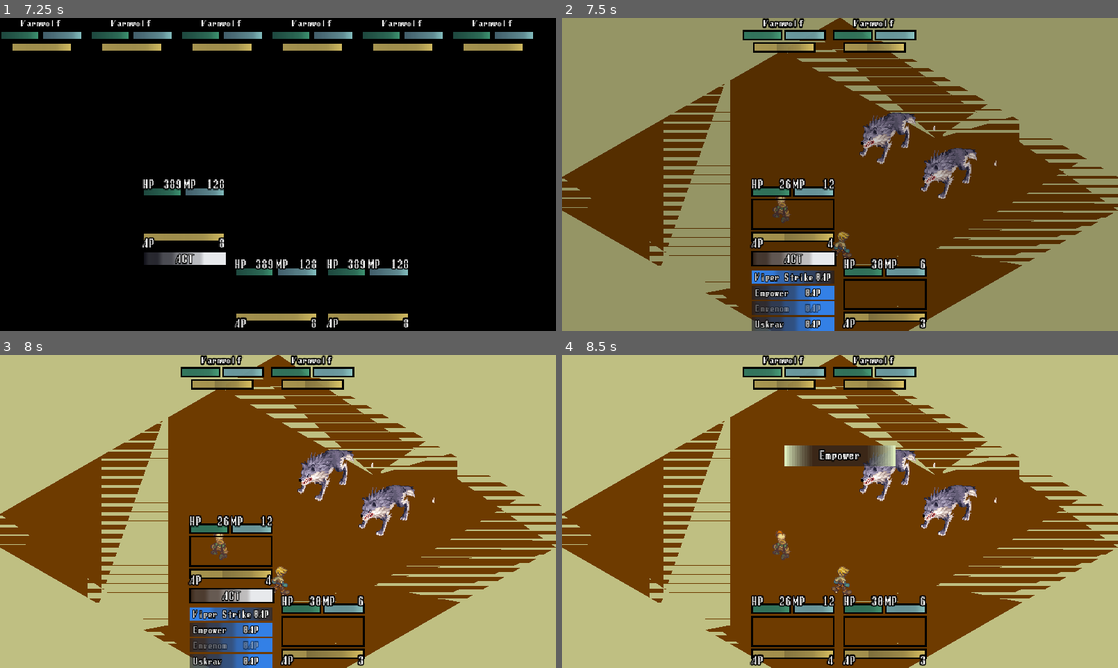
Above: before the commit, frames 1-4 (two rows, left to right).
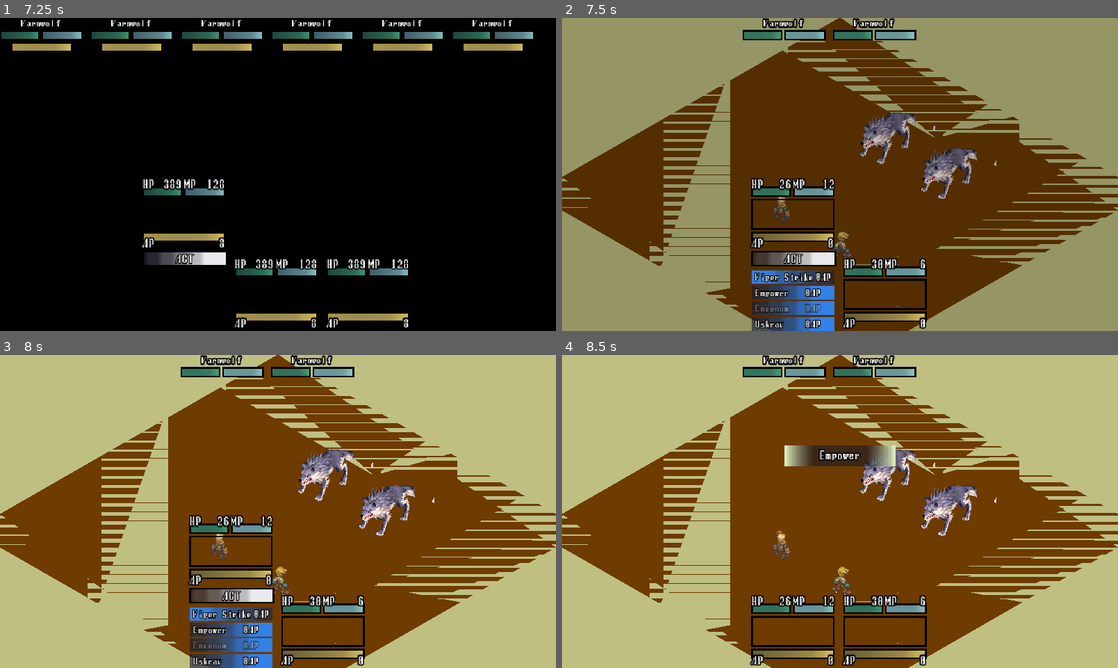
Above: after the commit, the same moments.

Repository: nrvs91/neverworld-v-2
Game: Godot game, scene res://scenes/core/boot.tscn
Same seed, same stepped clock (60 frames per second), same inputs: the game is played once before the commit and once after it.
Inputs (mouse positions are in pixels of both pictures, inside the frame that each line leads up to):
- Up to frame 1 (7.25 s): tap Enter (combat_confirm) at 0.5, 4.35 s; move the mouse to (400, 158) at 0.52 s; hold W (combat_up) 0.53-1.28 s; hold Enter (combat_confirm) 0.53-1.28 s; click (400, 158) at 0.67 s; move the mouse to (166, 190) at 1.27 s; hold S (combat_down) 1.28-2.03 s; tap D (combat_next) at 1.35 s; move the mouse to (333, 105) at 2.02 s; hold A (combat_prev) 2.03-2.78 s; hold W (combat_up) 2.03-3.53 s; move the mouse to (250, 237) at 2.77 s; tap E (interact) at 2.85, 6.6 s; click (250, 237) at 2.92 s; move the mouse to (444, 221) at 3.52 s; hold Shift (movement_run) 3.53-4.28 s; hold S (combat_down) 3.53-5.78 s; move the mouse to (111, 127) at 4.27 s; move the mouse to (305, 174) at 5.02 s; hold D (combat_next) 5.03-5.78 s; click (305, 174) at 5.17 s; move the mouse to (194, 96) at 5.77 s; hold W (combat_up) from 5.78 s (still down); tap A (combat_prev) at 5.85 s; move the mouse to (400, 158) at 6.52 s
- Up to frame 2 (7.5 s): keep holding W (combat_up); move the mouse to (728, 190) at 7.27 s; tap Shift (movement_run) at 7.35 s; click (728, 190) at 7.42 s
- Up to frame 3 (8 s): keep holding W (combat_up)
- Up to frame 4 (8.5 s): move the mouse to (895, 442) at 8.02 s; release W (combat_up) at 8.03 s; hold S (combat_down) from 8.03 s (still down); hold Enter (combat_confirm) from 8.03 s (still down)

Frame 1 is identical in both runs. In frame 2, 0.9% of the frame differs, in the area x 34-66%, y 7-98%; in frame 3, 1.0%; in frame 4, 1.0%.

Commit message:
feat: start AP at 0, remove passive AP gain, hide enemy AP bar

Diff:
--- a/scripts/combat/CombatFSM.gd
+++ b/scripts/combat/CombatFSM.gd
@@ -53,9 +53,7 @@
 		CombatEvents.turn_started.emit(_active_actor)
 		_transition(State.TURN_END)
 		return
-	_active_actor.vitals.gain_ap(1)
 	Log.info("TurnStart", _active_actor.character_name)
-	Log.info("AP:", _active_actor.vitals.cur_ap)
 	CombatEvents.turn_started.emit(_active_actor)
 	_transition(State.ACTION_SELECT)
 
--- a/scripts/combat/VitalsComponent.gd
+++ b/scripts/combat/VitalsComponent.gd
@@ -23,12 +23,12 @@
 	max_mp = max_mp_val
 	cur_hp = max_hp_val
 	cur_mp = max_mp_val
-	cur_ap = 3
+	cur_ap = 0
 	cur_ct = 0.0
 	Log.debug("VitalsComponent setup")
 
 func reset() -> void:
-	cur_ap = 3
+	cur_ap = 0
 	Log.debug("VitalsComponent reset")
 
 func is_downed() -> bool:
--- a/scripts/combat/ui/EnemyCard.gd
+++ b/scripts/combat/ui/EnemyCard.gd
@@ -16,6 +16,7 @@
 	hp_bar.max_value = actor.stats.stat(CharacterStats.Stat.MaxHP)
 	mp_bar.max_value = actor.stats.stat(CharacterStats.Stat.MaxMP)
 	ap_bar.max_value = actor.stats.stat(CharacterStats.Stat.MaxAP)
+	ap_bar.visible = false
 	actor.vitals.vitals_changed.connect(refresh_vitals)
 	actor.tokens.token_added.connect(_refresh_token_display)
 	actor.tokens.token_removed.connect(_refresh_token_display)
@@ -26,7 +27,6 @@
 		return
 	hp_bar.value = _actor.vitals.cur_hp
 	mp_bar.value = _actor.vitals.cur_mp
-	ap_bar.value = _actor.vitals.cur_ap
 
 func _refresh_token_display(_token = null) -> void:
 	_token_label.text = _actor.tokens.get_display_text()
